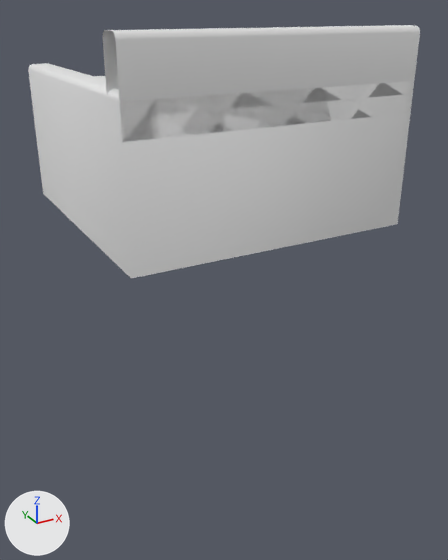
The FBX model Assets/000.Eeeeden/00-Fbxs/02-Factory/00-Rail/Rail-Main.fbx as it was, and as the next commit left it.
Before and after are seen from a 50 mm camera at (-1.05, -2.04, 0.7) aimed at (0.04, -0.07, -0.28). Every picture has the same lights, and +X, +Y and +Z are marked at lower left. Where no turn or scale is listed for an object, it has been applied to the vertices. Vertices at the same position are counted once.

The scene before the commit, as lines of its bpy script (objects in view):
```python
me_rail_main = bpy.data.meshes.new('Rail-Main')
me_rail_main.from_pydata(...)  # 51 vertices, 24 faces; spans x -0.5..0.5, y -0.5..0.5, z 0.0..0.649
ob_rail_main = bpy.data.objects.new('Rail-Main', me_rail_main)
ob_rail_main.location = (0.0, 0.0, 0.0)
```
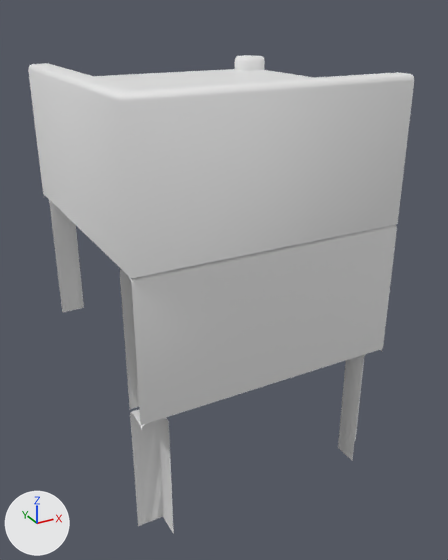
What differs and where, as boxes [x1, y1, x2, y2] in the pictures (448 x 560 px):
'Rail-Main', reshaped (89% taller)
    before: [28, 25, 420, 278]
    after: [28, 55, 414, 534]
part 1 of me_rail_main, added
    after: [235, 55, 265, 71]
part 2 of me_rail_main, added
    after: [44, 195, 84, 313]
part 3 of me_rail_main, added
    after: [130, 409, 174, 534]
part 4 of me_rail_main, added
    after: [338, 349, 382, 461]
part 5 of me_rail_main, added
    after: [120, 225, 397, 425]
part 6 of me_rail_main, deleted
    before: [103, 25, 420, 142]

Edits to the bpy script that builds the scene:
```text
Change me_rail_main:
    used by ob_rail_main; location = (0.0, 0.0, 0.0)
    remove me_rail_main.from_pydata(...)  # 51 vertices, 24 faces; spans x -0.5..0.5, y -0.5..0.5, z 0.0..0.649
    add me_rail_main.from_pydata(...)  # 127 vertices, 72 faces; spans x -0.5..0.5, y -0.5..0.5, z -1.01..0.505
    me_rail_main part 1: a new loose piece of 19 vertices spanning x 0.404..0.5, y 0.404..0.5, z 0.0..0.505
    me_rail_main part 2: a new loose piece of 19 vertices spanning x -0.5..-0.404, y 0.404..0.5, z -0.505..0.0
    me_rail_main part 3: a new loose piece of 19 vertices spanning x -0.5..-0.404, y -0.5..-0.404, z -1.01..-0.505
    me_rail_main part 4: a new loose piece of 19 vertices spanning x 0.404..0.5, y -0.5..-0.404, z -1.01..-0.505
    me_rail_main part 5: a new loose piece of 16 vertices spanning x -0.5..0.5, y -0.5..-0.404, z -0.505..0.0
    me_rail_main part 6: the loose piece of 16 vertices spanning x -0.5..0.5, y -0.5..-0.404, z 0.384..0.649 is deleted
```
